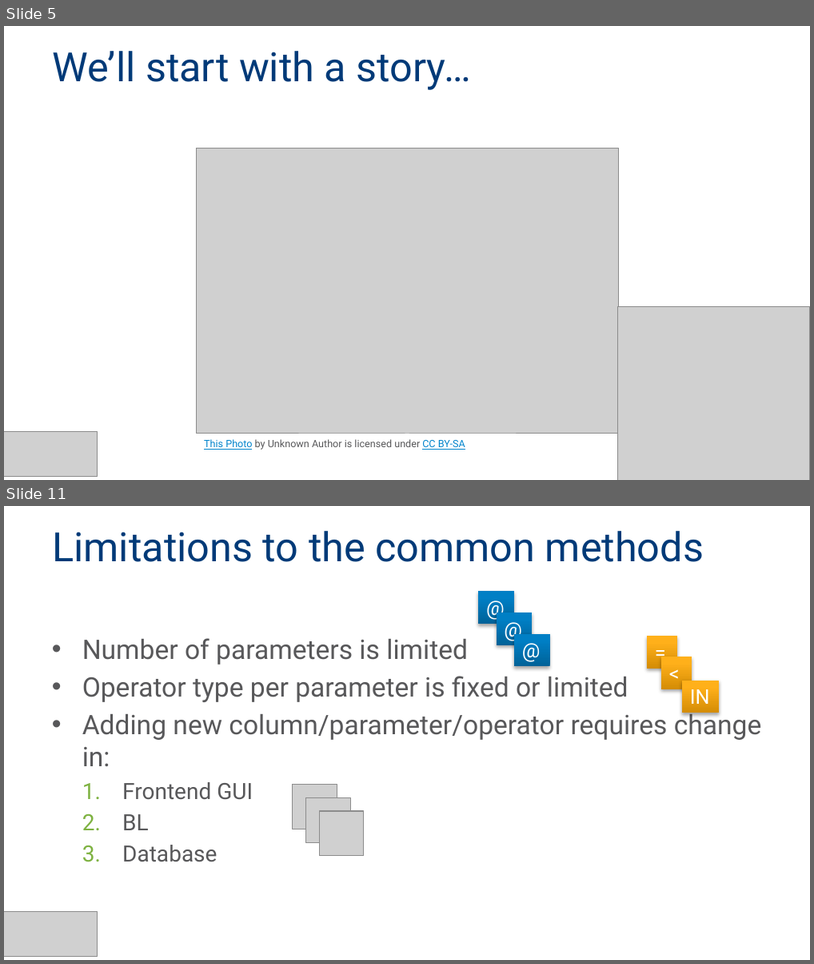
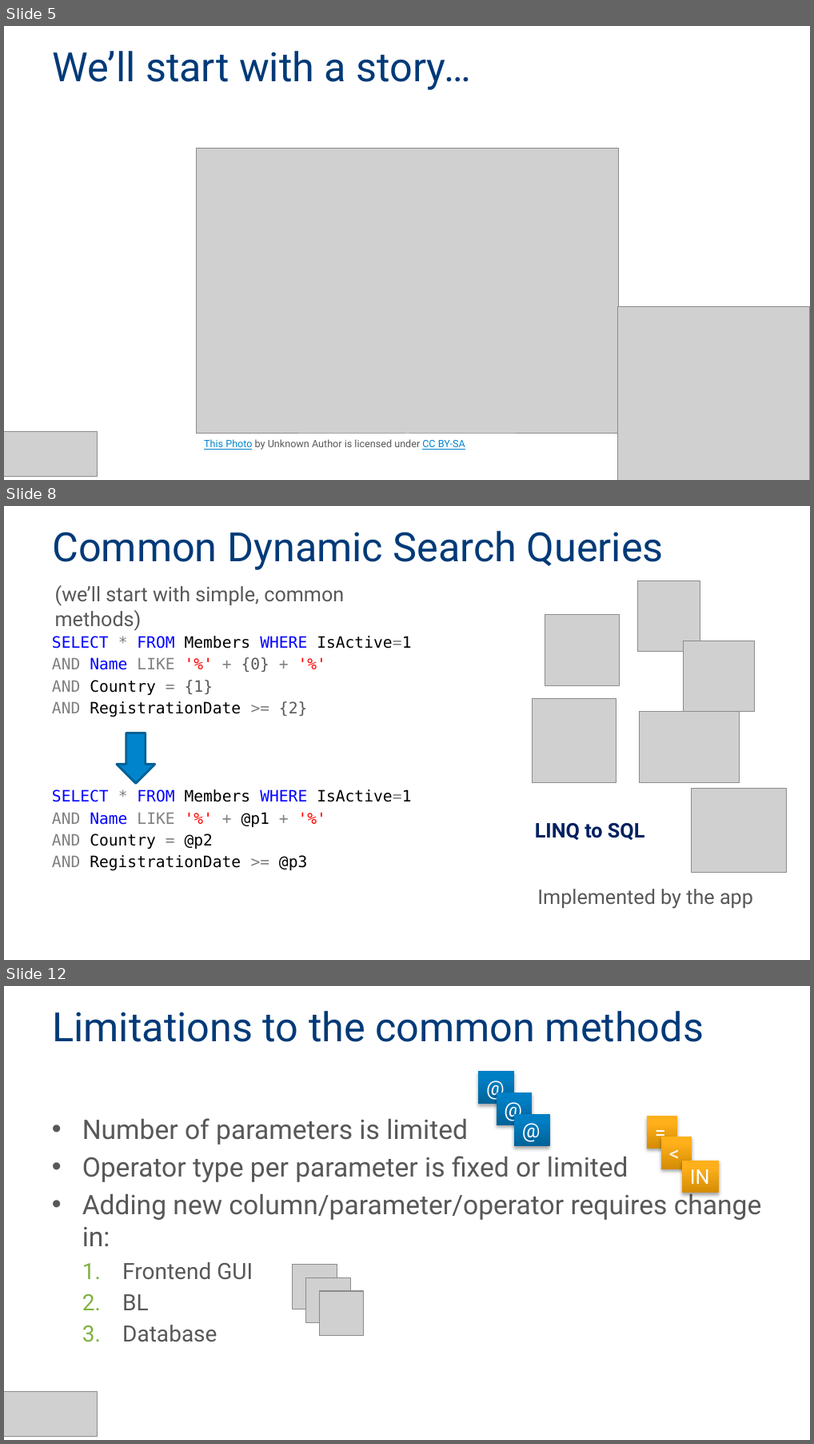
Before and after one commit to MadeiraData/DynamicFilters, a slide deck: DynamicFilters_Presentation_Eng.pptx. Shown one above the other, each under a label of ours: slides 5 and 11 before the commit, slides 5, 8 and 12 after it; the slides between them are not shown. The pictures are 814x964 and 814x1444 pixels, drawn with LibreOffice and Linux fonts; fonts in the diff are those of the drawing; grey boxes stand for pictures; background and template pictures are left out. Boxes give left, top, right and bottom in pixels: in the first picture for what was removed or moved away, otherwise in the second. Text is boxed around its words. In the diff, an @@ line names an element or a change of style, - is before the commit and + after.

```diff
--- a/DynamicFilters_Presentation_Eng.pptx
+++ b/DynamicFilters_Presentation_Eng.pptx
@@ slide 8 added at bbox=[4, 506, 810, 960], background #FFFFFF @@
@@ title added at bbox=[52, 531, 664, 570], 36 pt, text #003A78 @@
+Common Dynamic Search Queries
@@ text added at bbox=[55, 585, 344, 631], 18 pt, text #58585A @@
+(we’ll start with simple, common methods)
@@ picture added at bbox=[638, 580, 701, 651] @@
@@ picture added at bbox=[545, 615, 619, 686] @@
@@ text added at bbox=[52, 636, 411, 871], 14 pt, text #000000 @@
+SELECT * FROM Members WHERE IsActive=1
+AND Name LIKE '%' + {0} + '%'
+AND Country = {1}
+AND RegistrationDate >= {2}
+SELECT * FROM Members WHERE IsActive=1
+AND Name LIKE '%' + @p1 + '%'
+AND Country = @p2
+AND RegistrationDate >= @p3
@@ picture added at bbox=[684, 640, 754, 712] @@
@@ picture added at bbox=[532, 698, 616, 782] @@
@@ picture added at bbox=[639, 711, 739, 782] @@
@@ down arrow added at bbox=[117, 732, 154, 783], fill #0084CC, outline #006297 2 pt @@
@@ picture added at bbox=[692, 788, 787, 872] @@
@@ text added at bbox=[535, 823, 646, 840], 18 pt, text #002060, bold @@
+LINQ to SQL
@@ text added at bbox=[538, 888, 754, 908], 18 pt, text #58585A @@
+Implemented by the app
@@ what was slide 11 is now slide 12 @@
```
Also in this commit, not shown: 8 slides changed, 2 other slides added, 2 slides removed.
